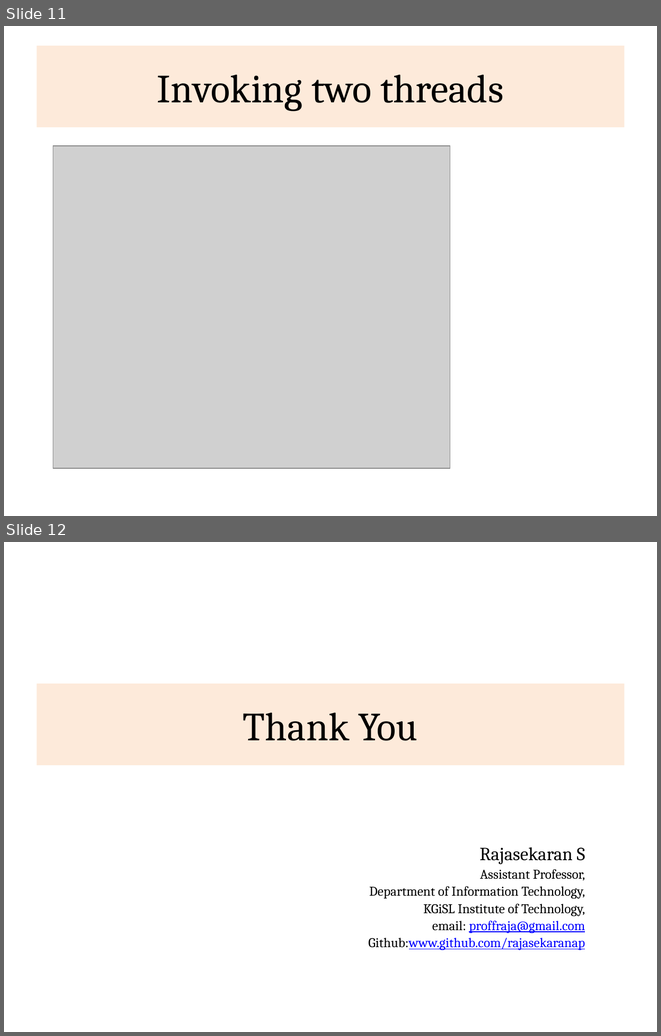
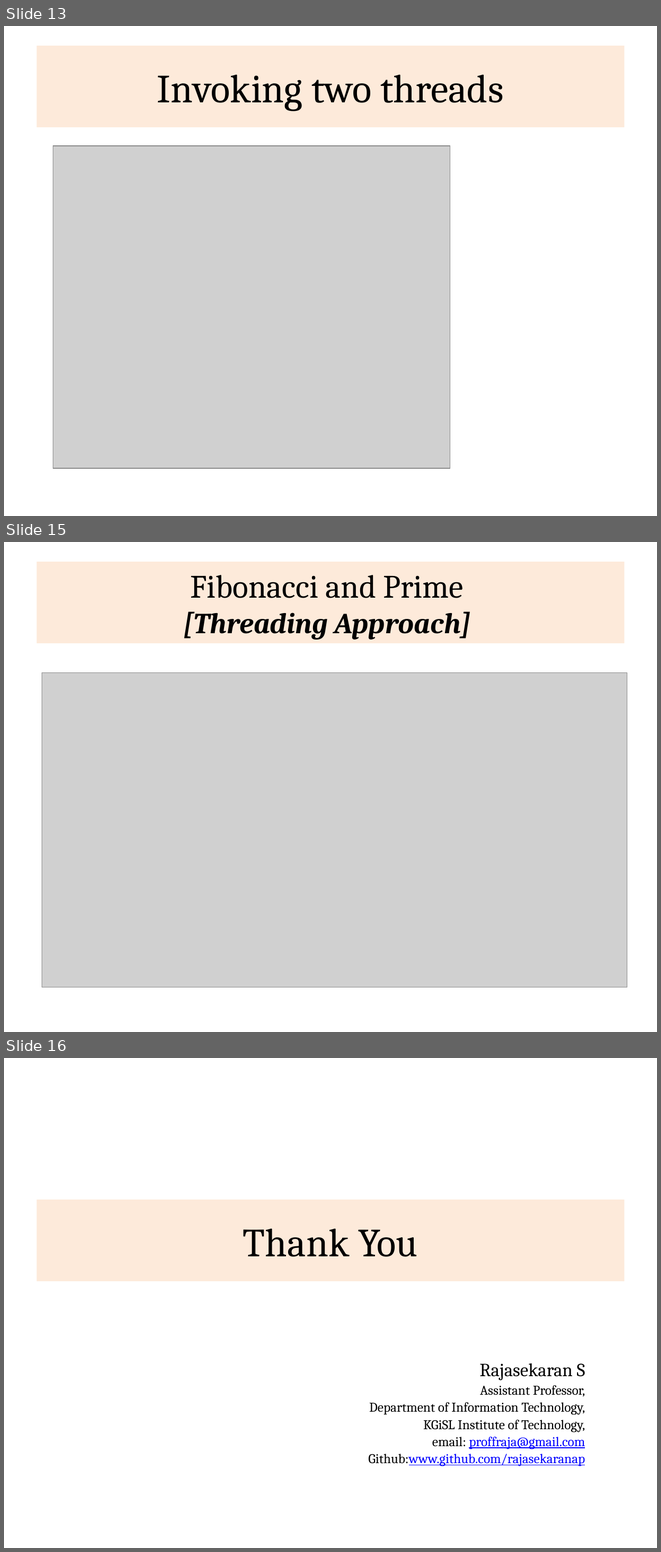
Before and after one commit to rajasekaran36/CS8392-OOPS, a slide deck: Slides/Unit 4/CS8392-U4-Multithreading.pptx. Shown one above the other, each under a label of ours: slides 11 and 12 before the commit, slides 13, 15 and 16 after it; the slides between them are not shown. The pictures are 661x1036 and 661x1552 pixels, drawn with LibreOffice and Linux fonts; fonts in the diff are those of the drawing; grey boxes stand for pictures. Boxes give left, top, right and bottom in pixels: in the first picture for what was removed or moved away, otherwise in the second. Text is boxed around its words. In the diff, an @@ line names an element or a change of style, - is before the commit and + after.

```diff
--- a/Slides/Unit 4/CS8392-U4-Multithreading.pptx
+++ b/Slides/Unit 4/CS8392-U4-Multithreading.pptx
@@ slide 15 added at (4,542,657,1032), background #FFFFFF @@
@@ title added at (37,562,624,643), fill #FDEADA, 32 pt, text #000000, bold, italic @@
+Fibonacci and Prime
+[Threading Approach]
@@ picture added at (42,672,627,987) @@
@@ what was slide 11 is now slide 13 @@
@@ what was slide 12 is now slide 16 @@
```
Also in this commit, not shown: 1 slide changed, 3 other slides added, 3 other files.
